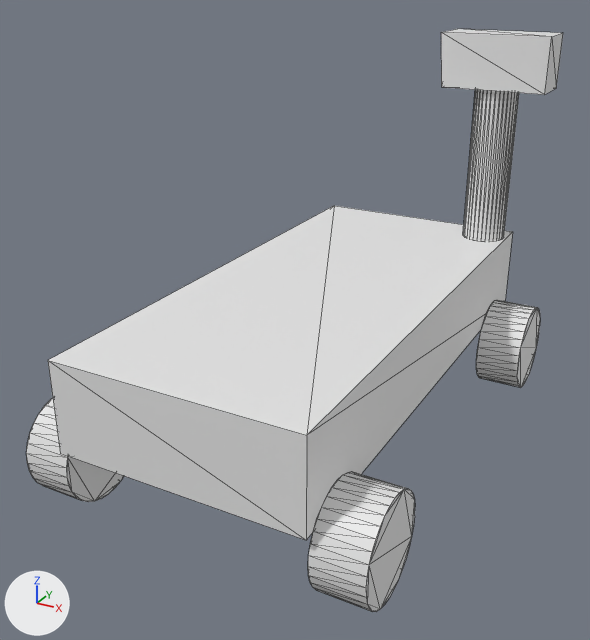
Renders of the glTF model assets/rovie.glb from each side of a commit.
Before and after are seen from a camera (50 mm lens) standing at (2.77, -5.95, 3.9) and looking at (-0.23, -0.49, 1.17). Lighting does not change. The marker at lower left points along +X, +Y and +Z. Mesh edges are drawn as thin lines. Where no turn or scale is listed for an object, it has been applied to the vertices. Vertices at the same position are counted once.

Script lines for the objects in view, before the commit:
```python
me_cube = bpy.data.meshes.new('Cube')
me_cube.from_pydata(...)  # 336 vertices, 644 faces; spans x -1.52..1.29, y -2.37..2.02, z 0.04..3.31
me_cube.materials.append(mat_material)  # white #e7e7e7
ob_rovie = bpy.data.objects.new('Rovie', me_cube)
ob_rovie.location = (0.0, 0.0, 0.0)
```
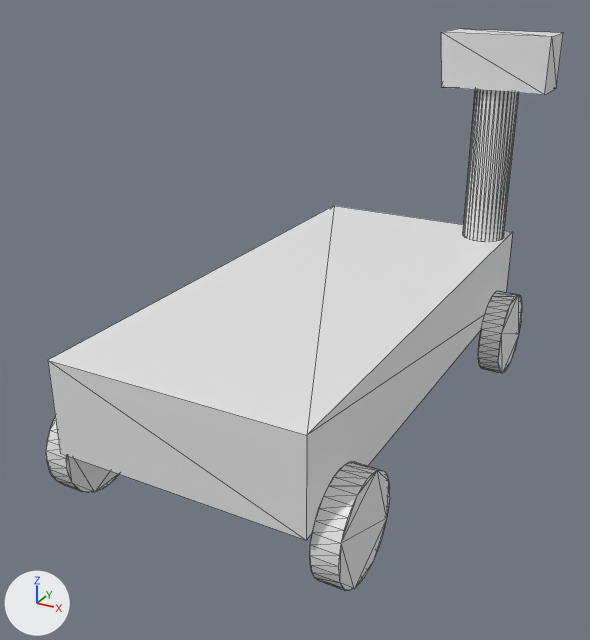
The edits, one by one:
me_cube has 336 vertices, 644 faces and spans x -1.52..1.29, y -2.37..2.02, z 0.04..3.31.
me_cube is used by ob_rovie; location (0.0, 0.0, 0.0).
me_cube part 1: the loose piece of 64 vertices spanning x 0.88..1.28, y -2.34..-1.54, z 0.04..0.84 is scaled about its middle by (0.5, 1, 1), then moved by (-2.3, 0.02, 0.07).
me_cube part 2: the loose piece of 64 vertices spanning x -1.52..-1.12, y -2.34..-1.54, z 0.04..0.84 is scaled about its middle by (0.5, 1, 1), then moved by (2.3, 0.02, 0.07).
me_cube part 3: the loose piece of 64 vertices spanning x 0.89..1.29, y 1.09..1.89, z 0.04..0.84 is scaled about its middle by (0.5, 1, 1), then moved by (-0.11, 0.08, 0.07).

What differs and where, as boxes (x1, y1, x2, y2) in the pictures (590 x 640 px; the box of a moved part takes in the faces that stretch with it):
'Rovie', reshaped
    before: (26, 29, 563, 612)
    after: (46, 29, 563, 591)
part 1 of me_cube, moved or reshaped
    before: (308, 472, 415, 612)
    after: (46, 418, 119, 493)
part 2 of me_cube, moved or reshaped
    before: (26, 398, 124, 502)
    after: (310, 462, 390, 591)
part 3 of me_cube, moved or reshaped
    before: (476, 300, 540, 388)
    after: (478, 291, 522, 373)
